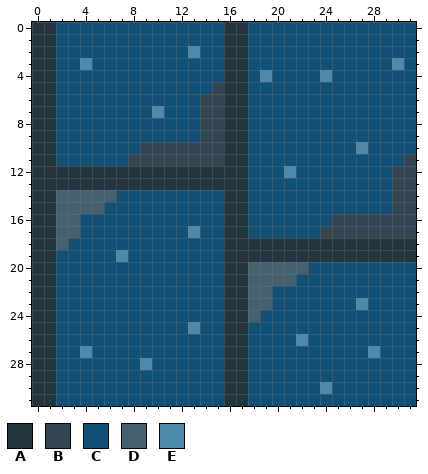
A pixel-art sprite gets an edit: client/public/assets/tiles/wall.png. Above, as it was before the edit.
The file is 32x32 pixels. Colours within 5 levels of each other are drawn and written as one.
Palette (. is transparent): A #24353f  B #334652  C #125177  D #456171  E #4e89ac
Pixels before, first column x 0:
 0 AACCCCCCCCCCCCCCAACCCCCCCCCCCCCC
 1 AACCCCCCCCCCCCCCAACCCCCCCCCCCCCC
 2 AACCCCCCCCCCCECCAACCCCCCCCCCCCCC
 3 AACCECCCCCCCCCCCAACCCCCCCCCCCCEC
 4 AACCCCCCCCCCCCCCAACECCCCECCCCCCC
 5 AACCCCCCCCCCCCCBAACCCCCCCCCCCCCC
 6 AACCCCCCCCCCCCBBAACCCCCCCCCCCCCC
 7 AACCCCCCCCECCCBBAACCCCCCCCCCCCCC
 8 AACCCCCCCCCCCCBBAACCCCCCCCCCCCCC
 9 AACCCCCCCCCCCCBBAACCCCCCCCCCCCCC
10 AACCCCCCCBBBBBBBAACCCCCCCCCECCCC
11 AACCCCCCBBBBBBBBAACCCCCCCCCCCCCB
12 AAAAAAAAAAAAAAAAAACCCECCCCCCCCBB
13 AAAAAAAAAAAAAAAAAACCCCCCCCCCCCBB
14 AADDDDDCCCCCCCCCAACCCCCCCCCCCCBB
15 AADDDDCCCCCCCCCCAACCCCCCCCCCCCBB
16 AADDCCCCCCCCCCCCAACCCCCCCBBBBBBB
17 AADDCCCCCCCCCECCAACCCCCCBBBBBBBB
18 AADCCCCCCCCCCCCCAAAAAAAAAAAAAAAA
19 AACCCCCECCCCCCCCAAAAAAAAAAAAAAAA
20 AACCCCCCCCCCCCCCAADDDDDCCCCCCCCC
21 AACCCCCCCCCCCCCCAADDDDCCCCCCCCCC
22 AACCCCCCCCCCCCCCAADDCCCCCCCCCCCC
23 AACCCCCCCCCCCCCCAADDCCCCCCCECCCC
24 AACCCCCCCCCCCCCCAADCCCCCCCCCCCCC
25 AACCCCCCCCCCCECCAACCCCCCCCCCCCCC
26 AACCCCCCCCCCCCCCAACCCCECCCCCCCCC
27 AACCECCCCCCCCCCCAACCCCCCCCCCECCC
28 AACCCCCCCECCCCCCAACCCCCCCCCCCCCC
29 AACCCCCCCCCCCCCCAACCCCCCCCCCCCCC
30 AACCCCCCCCCCCCCCAACCCCCCECCCCCCC
31 AACCCCCCCCCCCCCCAACCCCCCCCCCCCCC
Once edited:
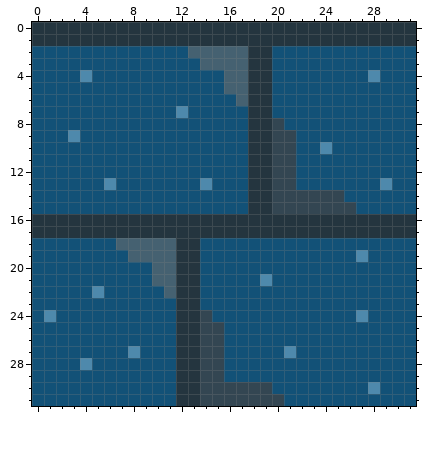
Difference:
Changed rows in their new state; - is an unchanged pixel.
first column x 0:
 0 --AAAAAAAAAAAAAA--AAAAAAAAAAAAAA
 1 --AAAAAAAAAAAAAA--AAAAAAAAAAAAAA
 2 CC-----------DDDDDAA------------
 3 CC--C---------DDDDAA----------C-
 4 CC--E-----------DDAA----C---E---
 5 CC-------------CDDAA------------
 6 CC------------CCCDAA------------
 7 CC--------C-E-CCCCAA------------
 8 CC------------CCCCAAB-----------
 9 CC-E----------CCCCAABB----------
10 CC-------CCCCCCCCCAABB--E--C----
11 CC------CCCCCCCCCCAABB---------C
12 CCCCCCCCCCCCCCCCCCAABB--------CC
13 CCCCCCECCCCCCCECCCAABB-------ECC
14 CCCCCCC---------CCAABBBBBB----CC
15 CCCCCC----------CCAABBBBBBB---CC
16 --AAAAAAAAAAAAAA--AAAAAAAAAAAAAA
17 --AAAAAAAAAAAAAA--AAAAAAAAAAAAAA
18 CCC----DDDDDAA--CCCCCCCCCCCCCCCC
19 CC-----CDDDDAA--CCCCCCCCCCCECCCC
20 CC--------DDAA--CCCCCCC---------
21 CC--------DDAA--CCCECC----------
22 CC---E-----DAA--CCCC------------
23 CC----------AA--CCCC-------C----
24 CE----------AAB-CCC--------E----
25 CC----------AABBCC--------------
26 CC----------AABBCC----C---------
27 CC--C---E---AABBCC---E------C---
28 CC--E----C--AABBCC--------------
29 CC----------AABBCC--------------
30 CC----------AABBBBBB----C---E---
31 CC----------AABBBBBBB-----------
